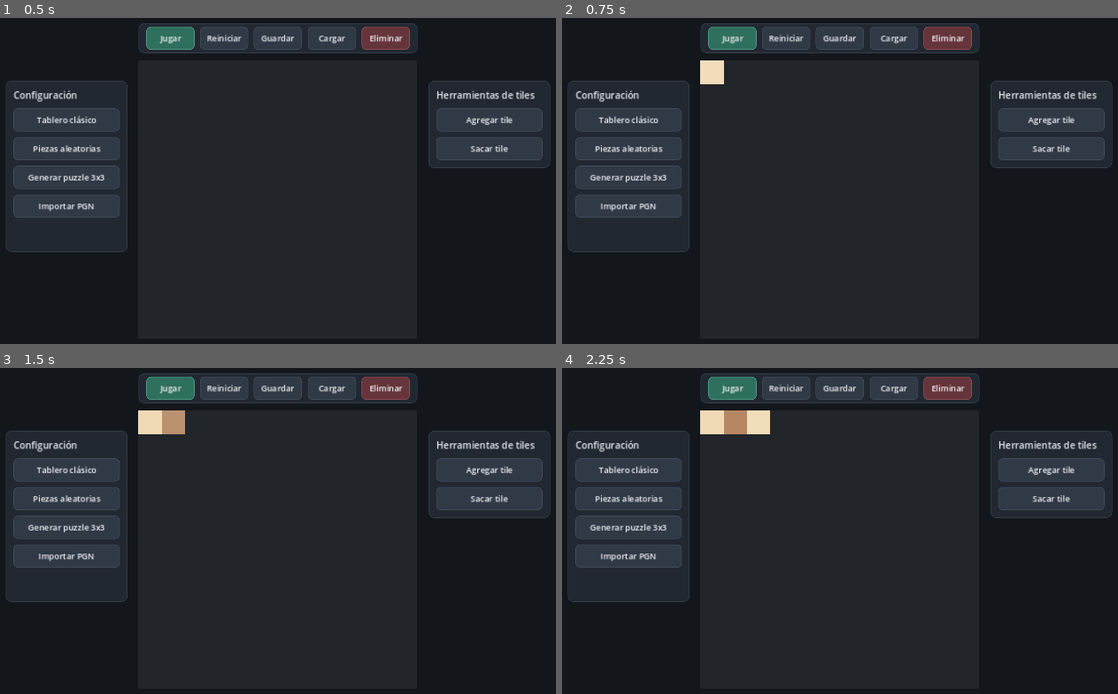
Above: before the commit, frames 1-4 (two rows, left to right).
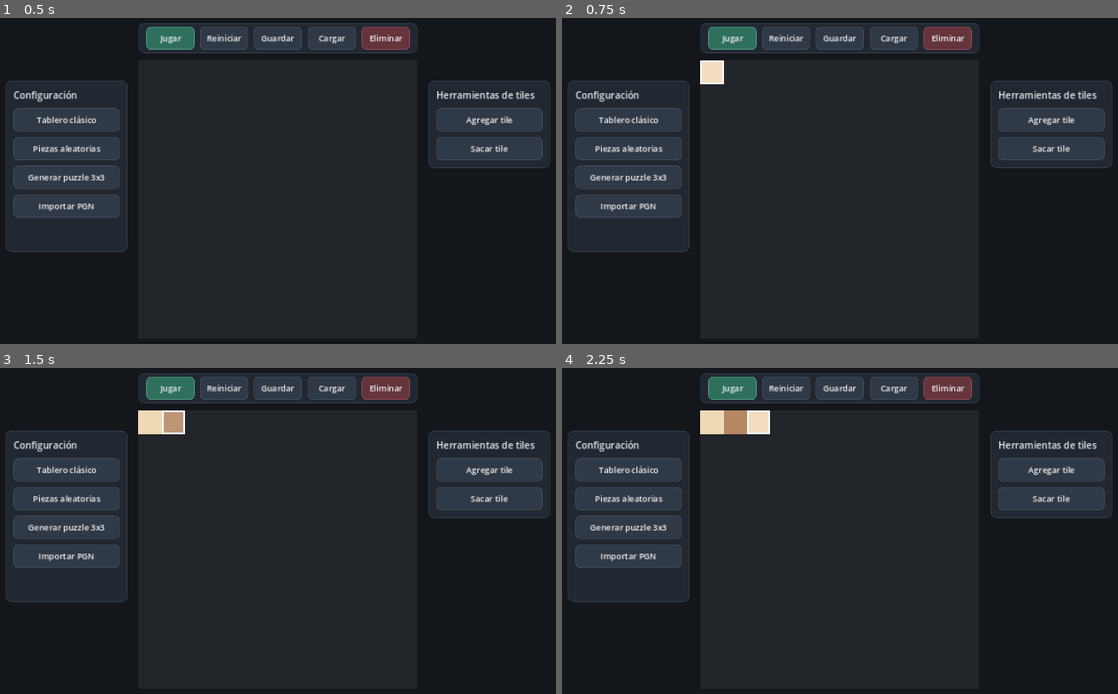
Above: after the commit, the same moments.

Repository: Laia-ar/ajedecks
Game: Godot game, scene res://board.tscn
Same seed, same stepped clock (60 frames per second), same inputs: the game is played once before the commit and once after it.
Inputs (mouse positions are in pixels of both pictures, inside the frame that each line leads up to):
- Up to frame 1 (0.5 s): no input
- Up to frame 2 (0.75 s): click (712, 73) at 0.5 s
- Up to frame 3 (1.5 s): click (172, 423) at 1.25 s
- Up to frame 4 (2.25 s): click (756, 423) at 2 s

Frame 1 is identical in both runs. In frame 2, less than 0.1% of the frame differs, in the area x 24-30%, y 13-21%; in frame 3, less than 0.1%; in frame 4, less than 0.1%.

Commit message:
better feedback

Diff:
--- a/game.gd
+++ b/game.gd
@@ -83,7 +83,7 @@
 
 	# Selección inicial
 	if SelectedNode == "" && cell.get_child_count() != 0 && cell.get_child(0).PieceColor == Turn:
-		SelectedNode = Location
+		SetSelectedTile(Location)
 		GetMovableAreas()
 	# Castling
 	elif SelectedNode != "" && cell.get_child_count() != 0 && cell.get_child(0).PieceColor == Turn && cell.get_child(0).name == "Rook":
@@ -115,7 +115,7 @@
 				break  # <-- AGREGADO
 	# Re-select
 	elif SelectedNode != "" && cell.get_child_count() != 0 && cell.get_child(0).PieceColor == Turn:
-		SelectedNode = Location
+		SetSelectedTile(Location)
 		GetMovableAreas()
 	# Capturar pieza enemiga
 	elif SelectedNode != "" && cell.get_child_count() != 0 && cell.get_child(0).PieceColor != Turn:
@@ -148,7 +148,7 @@
 				break  # <-- AGREGADO
 
 func UpdateGame(cell):
-	SelectedNode = ""
+	ClearSelectedTile()
 	var things = Flow.get_children()
 	# get the en-passantable pieces and undo them
 	for i in things:
@@ -171,7 +171,7 @@
 
 	# King checking.
 	CheckKing(things)
-	SelectedNode = ""
+	ClearSelectedTile()
 
 	if Turn == 0:
 		Turn = 1
@@ -577,7 +577,7 @@
 				btn.Deactivate()
 
 func EndTurn():
-	SelectedNode = ""
+	ClearSelectedTile()
 	Areas.clear()
 	SpecialArea.clear()
 	var things = Flow.get_children()
@@ -585,7 +585,7 @@
 		if i.get_child_count() != 0:
 			i.get_child(0).modulate = Color(1, 1, 1, 1)
 	CheckKing(things)
-	SelectedNode = ""
+	ClearSelectedTile()
 	if Turn == 0:
 		Turn = 1
 	else:
@@ -624,7 +624,7 @@
 		_promote_black_ai_pawn_if_needed(target, piece)
 
 	Turn = 0
-	SelectedNode = ""
+	ClearSelectedTile()
 	Areas.clear()
 	SpecialArea.clear()
 	AIThinking = false
@@ -903,9 +903,25 @@
 
 	# 4. Restaurar turno
 	Turn = data.get("turn", 0)
-	SelectedNode = ""
+	ClearSelectedTile()
 	Areas.clear()
 	SpecialArea.clear()
+
+func SetSelectedTile(location: String):
+	if SelectedNode == location:
+		return
+	ClearSelectedTile()
+	SelectedNode = location
+	var tile = Flow.get_node_or_null(location)
+	if tile != null and tile.has_method("SetSelected"):
+		tile.SetSelected(true)
+
+func ClearSelectedTile():
+	if SelectedNode != "":
+		var tile = Flow.get_node_or_null(SelectedNode)
+		if tile != null and tile.has_method("SetSelected"):
+			tile.SetSelected(false)
+	SelectedNode = ""
 
 func _on_tile_right_clicked(tile_name: String):
 	if PlayMode or CheckmateDetected:
--- a/mode_toggle.gd
+++ b/mode_toggle.gd
@@ -25,6 +25,7 @@
 		text = "Jugar"
 		_set_palette_enabled(true)
 		Board.AIThinking = false
+		Board.ClearSelectedTile()
 		if Board.GameResult != null:
 			Board.GameResult.hide_result()
 		if Board.StatusLabel != null:
--- a/reset_button.gd
+++ b/reset_button.gd
@@ -31,7 +31,7 @@
 
 	# Resetear turno
 	Board.Turn = 0
-	Board.SelectedNode = ""
+	Board.ClearSelectedTile()
 	Board.Areas.clear()
 	Board.SpecialArea.clear()
 	Board.CheckmateDetected = false
--- a/tile_button.gd
+++ b/tile_button.gd
@@ -2,30 +2,63 @@
 
 var Board
 var Flow
+var BaseColor := Color.WHITE
+var IsSelected := false
+var IsHovered := false
 
 func _ready():
+	focus_mode = Control.FOCUS_NONE
 	pressed.connect(func(): Flow.SendLocation.emit(str(name)))
 	mouse_entered.connect(_on_mouse_entered)
+	mouse_exited.connect(_on_mouse_exited)
 
 func SetTileColor(color: Color):
-	var normal_style = StyleBoxFlat.new()
-	normal_style.bg_color = color
-	set("theme_override_styles/normal", normal_style)
+	BaseColor = color
+	_update_style()
 
-	var hover_style = normal_style.duplicate()
-	hover_style.bg_color = color.lightened(0.08)
-	set("theme_override_styles/hover", hover_style)
+func SetSelected(selected: bool):
+	IsSelected = selected
+	_update_style()
+	_update_piece_feedback()
 
-	var pressed_style = normal_style.duplicate()
-	pressed_style.bg_color = color.darkened(0.08)
-	set("theme_override_styles/pressed", pressed_style)
+func _update_style():
+	var normal_style = _make_style(BaseColor, Color.TRANSPARENT, 0)
+	var hover_style = _make_style(BaseColor.lightened(0.12), Color("#f4f7fb"), 3)
+	var pressed_style = _make_style(BaseColor.darkened(0.08), Color("#ffffff"), 3)
 
-	var focus_style = StyleBoxEmpty.new()
-	set("theme_override_styles/focus", focus_style)
+	if IsSelected:
+		var selected_style = _make_style(BaseColor.lightened(0.08), Color("#ffd166"), 4)
+		set("theme_override_styles/normal", selected_style)
+		set("theme_override_styles/hover", selected_style)
+		set("theme_override_styles/pressed", selected_style)
+	else:
+		set("theme_override_styles/normal", normal_style)
+		set("theme_override_styles/hover", hover_style)
+		set("theme_override_styles/pressed", pressed_style)
+	set("theme_override_styles/focus", StyleBoxEmpty.new())
 
 func _on_mouse_entered():
+	IsHovered = true
+	_update_style()
 	if Input.is_mouse_button_pressed(MOUSE_BUTTON_LEFT) and not Board.PlayMode and not get_viewport().gui_is_dragging():
 		Flow.SendLocation.emit(str(name))
+
+func _on_mouse_exited():
+	IsHovered = false
+	_update_style()
+
+func _update_piece_feedback():
+	if get_child_count() == 0:
+		return
+	var piece = get_child(0)
+	piece.modulate = Color("#ffe29a") if IsSelected else Color.WHITE
+
+func _make_style(background: Color, border: Color, border_width: int) -> StyleBoxFlat:
+	var style = StyleBoxFlat.new()
+	style.bg_color = background
+	style.border_color = border
+	style.set_border_width_all(border_width)
+	return style
 
 func _get_drag_data(at_position):
 	if Board.PlayMode:
